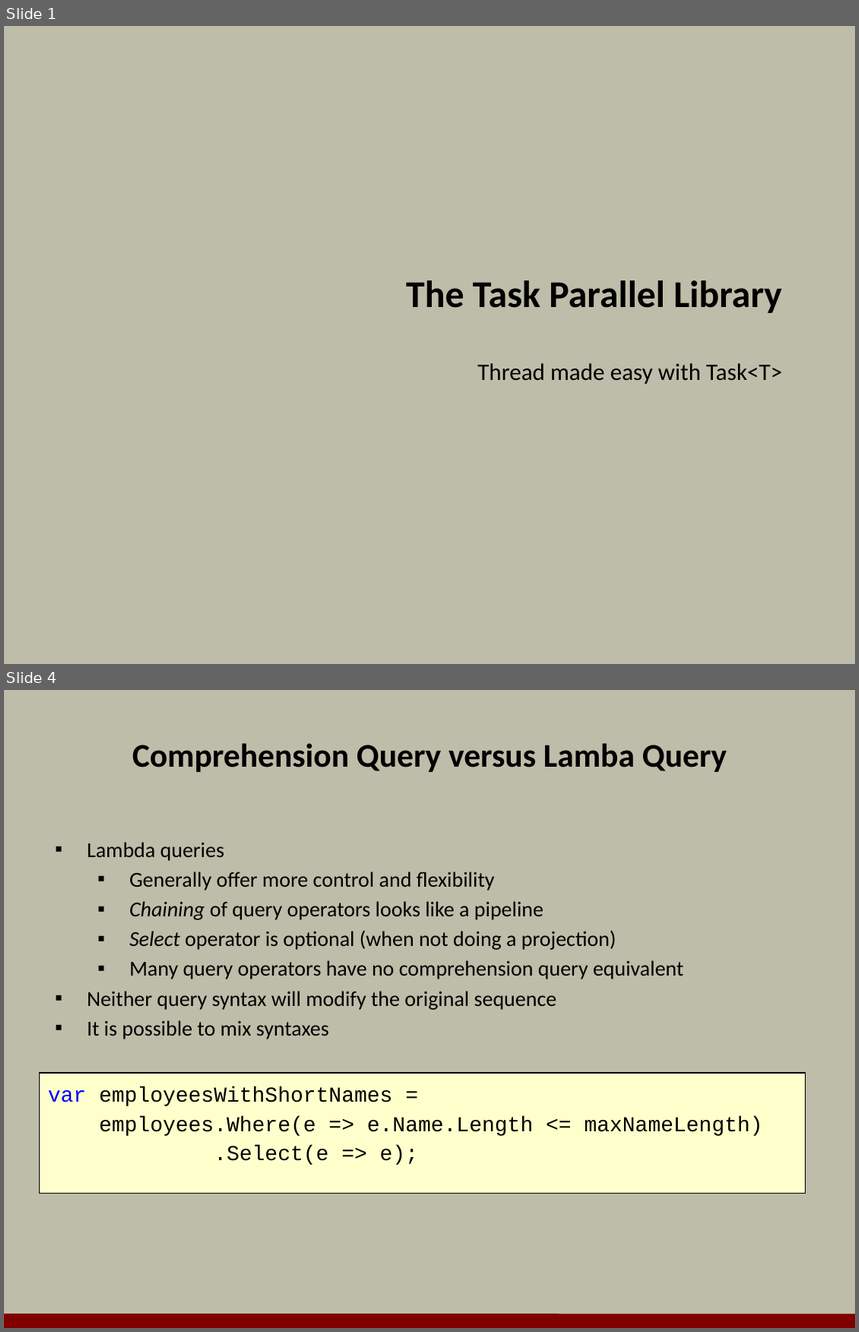
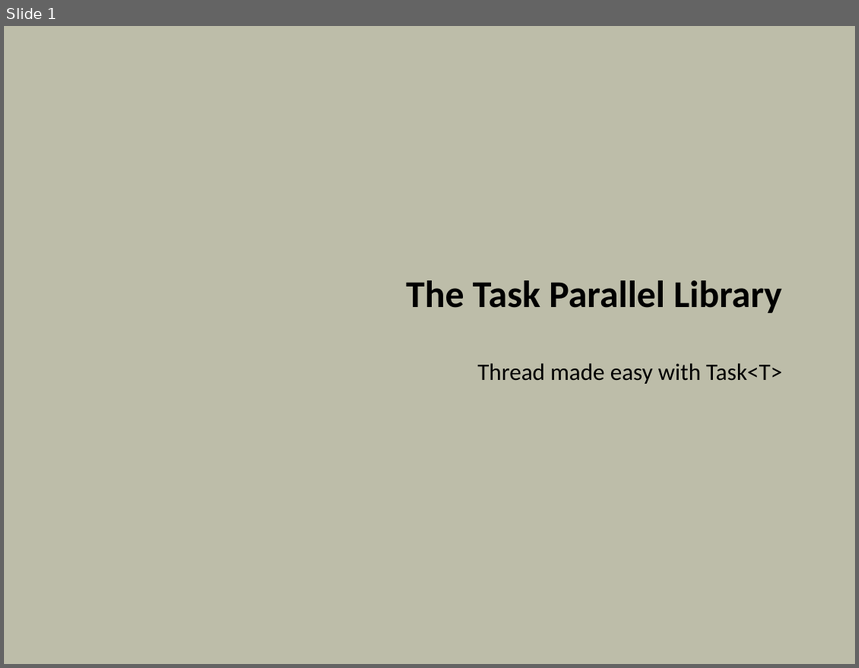
Before and after one commit to OdeToCode/classes, a slide deck: linq/slides/13_TPL.pptx. Shown one above the other, each under a label of ours: slides 1 and 4 before the commit, slide 1 after it; the slides between them are not shown. The pictures are 859x1332 and 859x668 pixels, drawn with LibreOffice and Linux fonts; fonts in the diff are those of the drawing; background and template pictures are left out. Boxes give left, top, right and bottom in pixels: in the first picture for what was removed or moved away, otherwise in the second. Text is boxed around its words. In the diff, an @@ line names an element or a change of style, - is before the commit and + after.

```diff
--- a/linq/slides/13_TPL.pptx
+++ b/linq/slides/13_TPL.pptx
@@ slide 4 removed at box(4, 690, 855, 1328), background #BDBDA9 @@
@@ title removed at box(132, 743, 727, 772) @@
-Comprehension Query versus Lamba Query
@@ text removed at box(87, 842, 683, 1040) @@
-▪ Lambda queries
-  ▪ Generally offer more control and flexibility
-  ▪ Chaining of query operators looks like a pipeline
-  ▪ Select operator is optional (when not doing a projection)
-  ▪ Many query operators have no comprehension query equivalent
-▪ Neither query syntax will modify the original sequence
-▪ It is possible to mix syntaxes
@@ text removed at box(40, 1073, 806, 1194) @@
-var employeesWithShortNames =
-employees.Where(e => e.Name.Length <= maxNameLength)
-.Select(e => e);
@@ line removed from (4, 1321) to (855, 1322) @@
```
Also in this commit, not shown: 1 slide changed, 11 slides added, 24 other slides removed.
